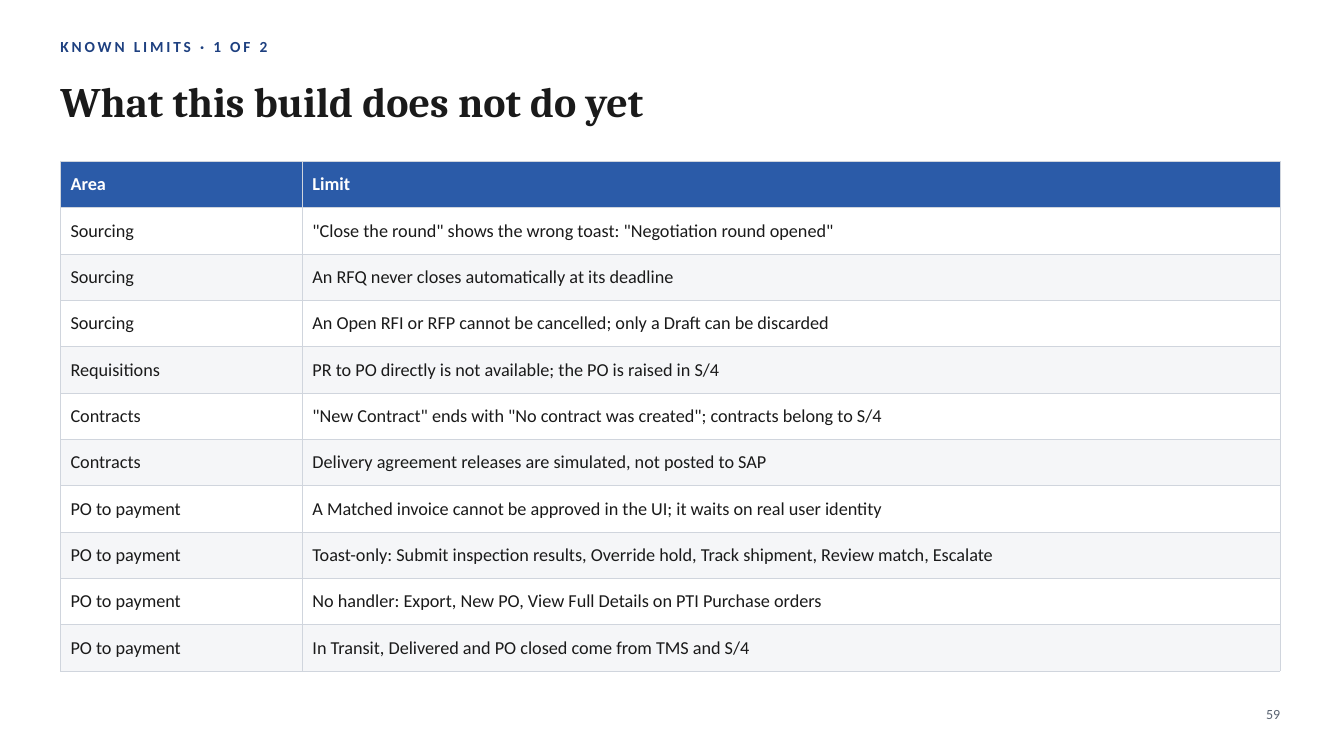
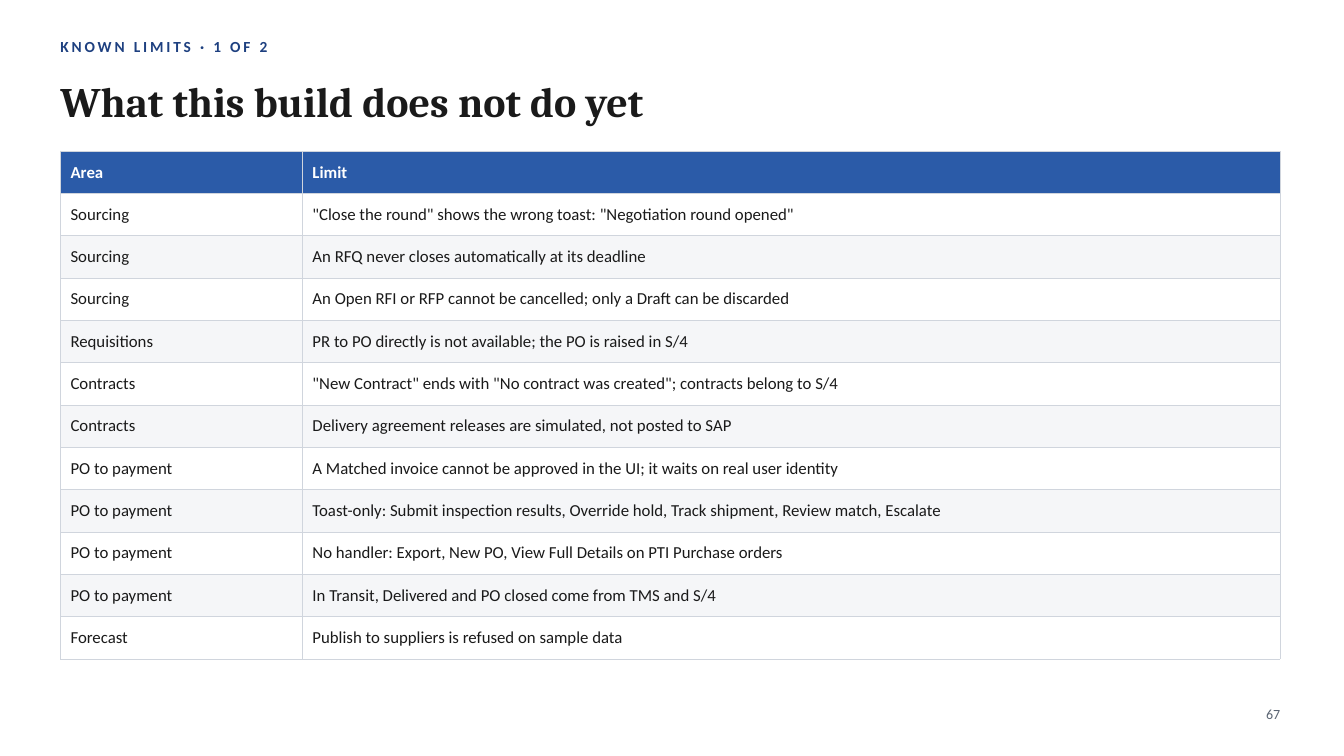
Before and after one commit to javal999/paragon-supplier-portal, a slide deck: slide 67 of docs/supplier-hub/user-guide/Paragon-Supplier-Portal-User-Guide.pptx (slide 59 before the commit). Drawn at 1344x756 pixels with LibreOffice and Linux fonts; fonts in the diff are those of the drawing; background and template pictures are left out. Boxes give left, top, right and bottom in pixels: in the first picture for what was removed or moved away, otherwise in the second. Text is boxed around its words. In the diff, an @@ line names an element or a change of style, - is before the commit and + after.

```diff
--- a/docs/supplier-hub/user-guide/Paragon-Supplier-Portal-User-Guide.pptx
+++ b/docs/supplier-hub/user-guide/Paragon-Supplier-Portal-User-Guide.pptx
@@ table at (x1=60, y1=151, x2=1280, y2=650) @@
+row 12: Forecast | Publish to suppliers is refused on sample data
@@ table moved from (x1=60, y1=161, x2=1280, y2=661) to (x1=60, y1=151, x2=1280, y2=650) @@
@@ page number at (x1=1266, y1=709, x2=1280, y2=719): text changed @@
-59
+67
```
Also in this commit, not shown: 10 other slides changed, 8 slides added, 4 other files.
